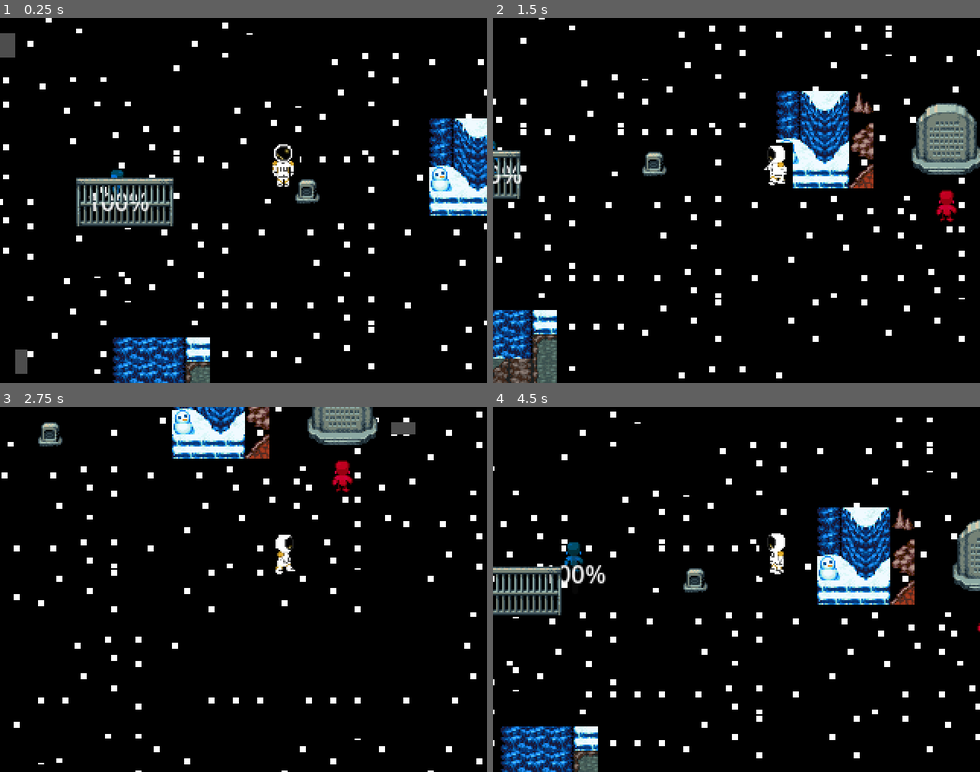
Above: before the commit, frames 1-4 (two rows, left to right).
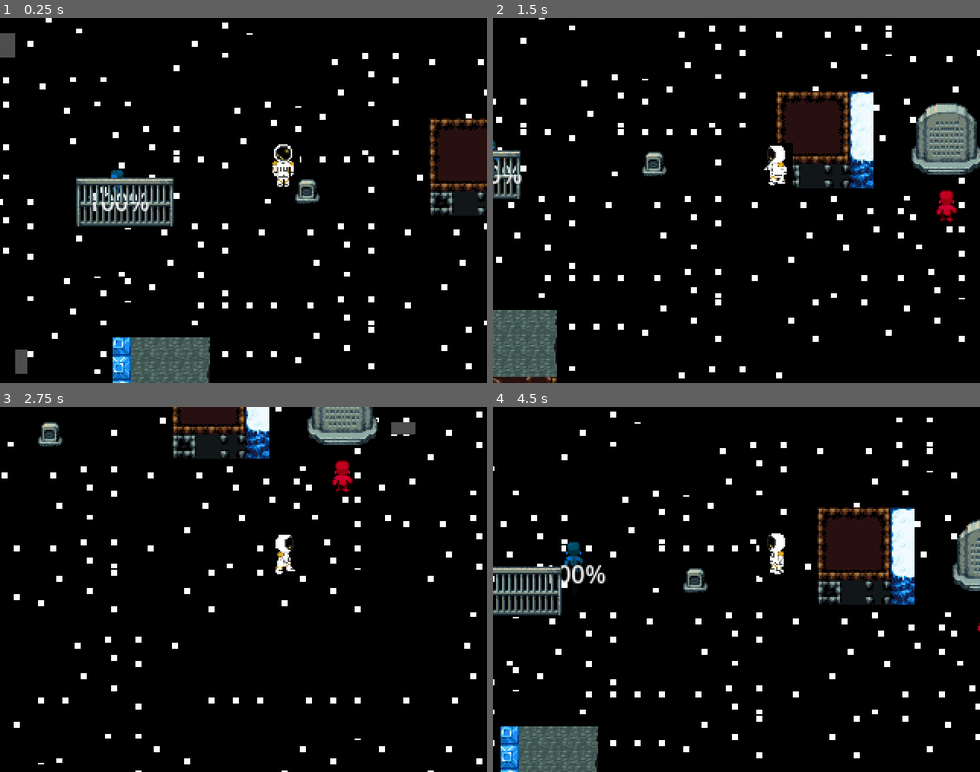
Above: after the commit, the same moments.

Repository: KhuramC/Tiger-Hacks-2025
Game: Godot game, scene res://Scenes/Maps/galaxy.tscn
The game is run twice, just before and just after one commit, with the same random seed, the same clock (stepped at 60 frames per second) and the same inputs.
Inputs:
- Up to frame 1 (0.25 s): no input
- Up to frame 2 (1.5 s): hold Right (ui_right) 0.53-1.28 s; tap Z (ui_accept) at 0.77 s; hold Down (ui_down) from 1.28 s (still down)
- Up to frame 3 (2.75 s): tap Z (ui_accept) at 1.52 s; release Down (ui_down) at 2.03 s; hold Right (ui_right) from 2.03 s (still down)
- Up to frame 4 (4.5 s): release Right (ui_right) at 2.78 s; hold Up (ui_up) 2.78-3.53 s; tap Z (ui_accept) at 3.02, 3.77 s; hold Left (ui_left) from 3.53 s (still down)

The runs differ from the first frame. In frame 1, 5.5% of the frame differs, in the area x 23-100%, y 27-100%; in frame 2, 7.0%; in frame 3, 2.8%; in frame 4, 7.6%, in the area x 1-87%, y 27-100%.

Commit message:
update sprites for entrances

Diff:
--- a/Scripts/Pawns/Types/entrance.gd
+++ b/Scripts/Pawns/Types/entrance.gd
@@ -17,13 +17,13 @@
 	# match sprite based on location type
 	match location_type:
 		Globals.LOCATION_TYPES.HEADQUARTERS:
-			sprite.region_rect = Rect2(16*TILE_SIZE, 21*TILE_SIZE, NUM_TILES * TILE_SIZE, NUM_TILES * TILE_SIZE)
+			sprite.region_rect = Rect2(120, 120, NUM_TILES * TILE_SIZE, NUM_TILES * TILE_SIZE)
 		Globals.LOCATION_TYPES.SPACE_BAR:
-			sprite.region_rect = Rect2(240, 144, NUM_TILES * TILE_SIZE, NUM_TILES * TILE_SIZE)
+			sprite.region_rect = Rect2(144, 144, NUM_TILES * TILE_SIZE, NUM_TILES * TILE_SIZE)
 		Globals.LOCATION_TYPES.GAS_GIANT:
-			sprite.region_rect = Rect2(144, 192, NUM_TILES * TILE_SIZE, NUM_TILES * TILE_SIZE)
+			sprite.region_rect = Rect2(240, 240, NUM_TILES * TILE_SIZE, NUM_TILES * TILE_SIZE)
 		Globals.LOCATION_TYPES.HOT_PLANET:
-			sprite.region_rect = Rect2(192, 192, NUM_TILES * TILE_SIZE, NUM_TILES * TILE_SIZE)
+			sprite.region_rect = Rect2(84, 84, NUM_TILES * TILE_SIZE, NUM_TILES * TILE_SIZE)
 		Globals.LOCATION_TYPES.SATURN_LIKE:
 			sprite.region_rect = Rect2(192, 192, NUM_TILES * TILE_SIZE, NUM_TILES * TILE_SIZE)
 
